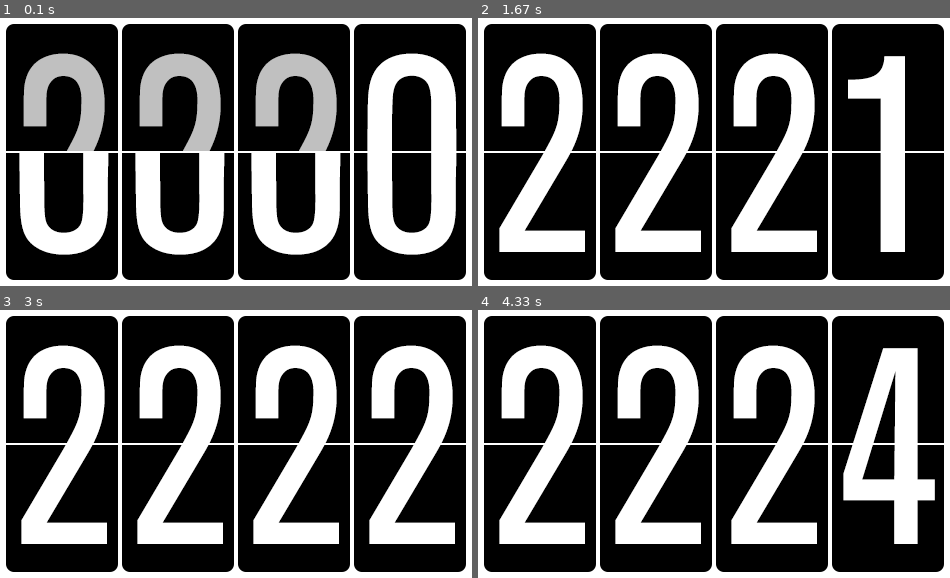
Above: before the commit, frames 1-4 (two rows, left to right).
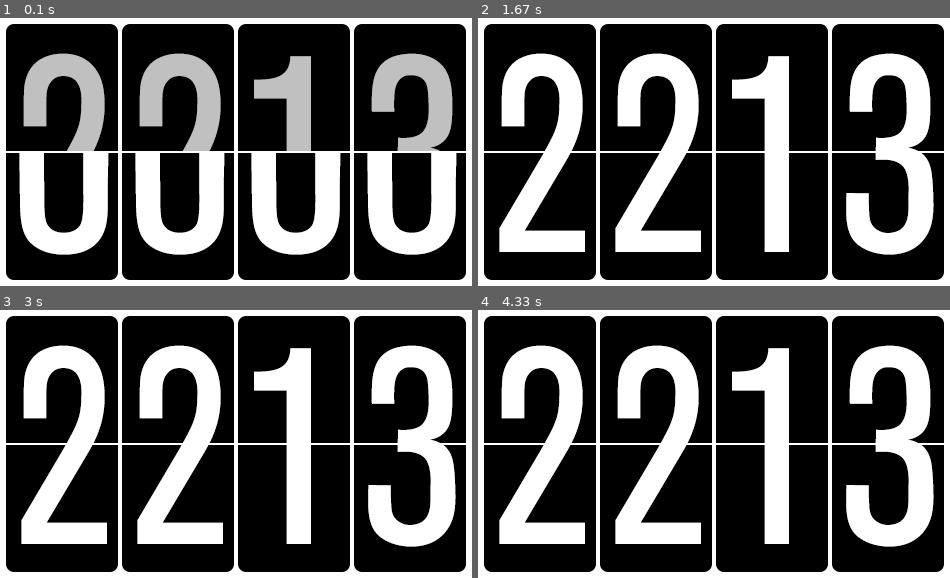
Above: after the commit, the same moments.

Repository: prehensile/pygame-flipclock
Game: pygame game, started from src/clock.py
Same seed, same stepped clock (60 frames per second), same inputs: the game is played once before the commit and once after it.
Inputs:
- Up to frame 1 (0.1 s): no input
- Up to frame 2 (1.67 s): no input
- Up to frame 3 (3 s): no input
- Up to frame 4 (4.33 s): no input

The runs differ from the first frame. In frame 1, 8.7% of the frame differs, in the area x 53-97%, y 13-50%; in frame 2, 15%, in the area x 53-97%, y 13-89%; in frame 3, 11%; in frame 4, 14%.

Commit message:
fix debug nonsense

Diff:
--- a/src/clock.py
+++ b/src/clock.py
@@ -162,7 +162,7 @@
 
     def update( self, dt ):
 
-        self.display_time( dt.hour, dt.second )
+        self.display_time( dt.hour, dt.minute )
         pygame.display.flip()
 
         # handle exits
